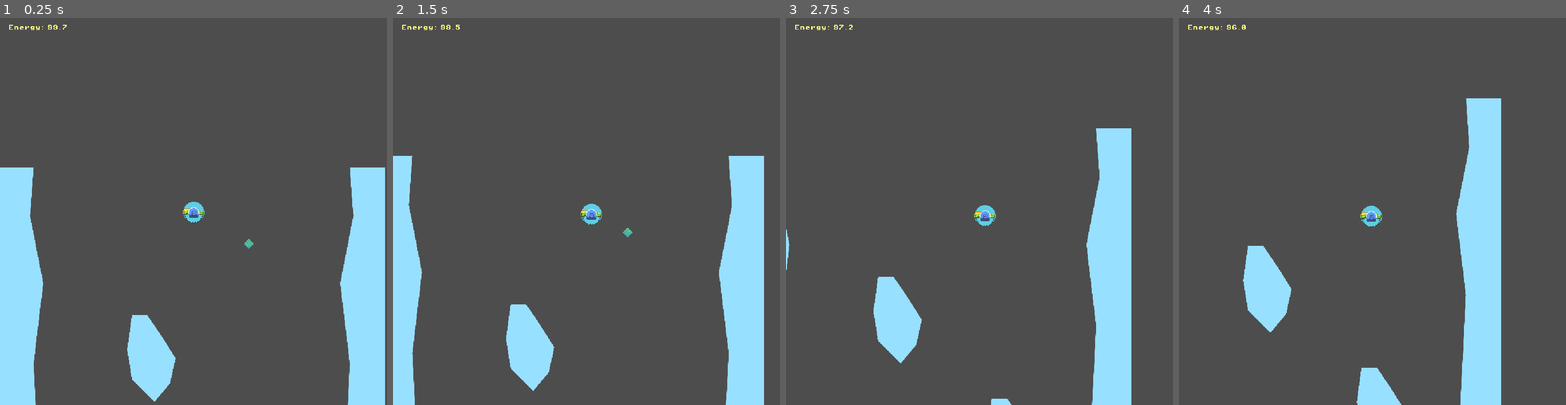
Above: before the commit, frames 1-4 (left to right).
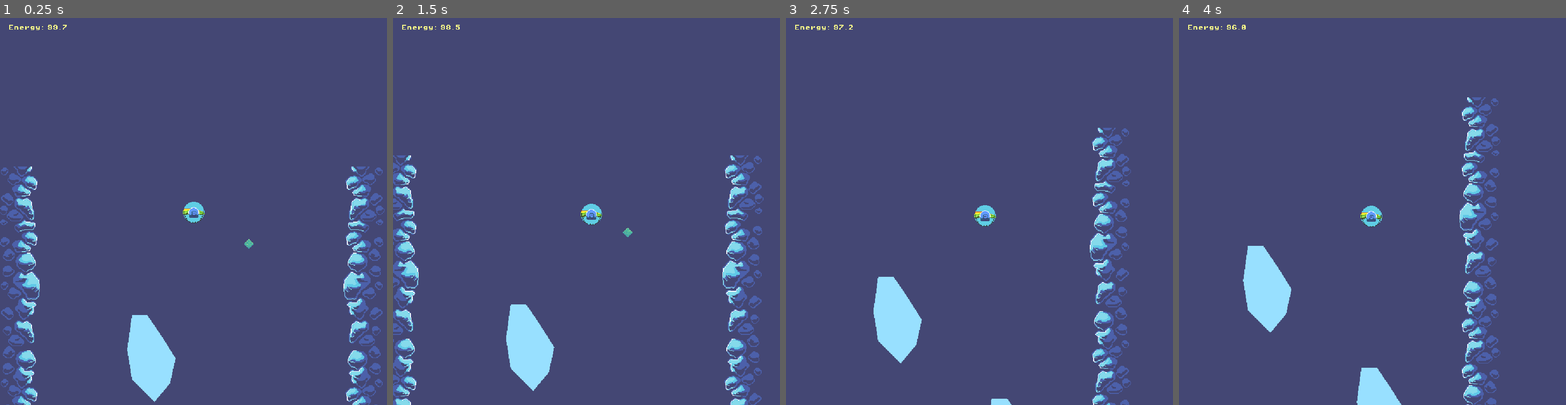
Above: after the commit, the same moments.

Repository: hawkstein/ld57-europan-expedition
Game: Godot game, scene res://scenes/game.tscn
Same seed, same stepped clock (60 frames per second), same inputs: the game is played once before the commit and once after it.
Inputs:
- Up to frame 1 (0.25 s): no input
- Up to frame 2 (1.5 s): hold Right (thrust_right) 0.53-1.28 s; tap Space (deploy_waystation) at 0.6, 1.35 s; hold Down (thrust_down) from 1.28 s (still down)
- Up to frame 3 (2.75 s): release Down (thrust_down) at 2.03 s; hold Right (thrust_right) from 2.03 s (still down); tap Space (deploy_waystation) at 2.1 s
- Up to frame 4 (4 s): release Right (thrust_right) at 2.78 s; hold Down (thrust_down) 2.78-3.53 s; tap Space (deploy_waystation) at 2.85, 3.6 s; hold Left (thrust_left) from 3.53 s (still down)

The runs differ from the first frame. In frame 1, 97% of the frame differs, in the area x 0-100%, y 0-100%; in frame 2, 97%; in frame 3, 97%; in frame 4, 96%.

Commit message:
add wall a sprite

Diff:
--- a/project.godot
+++ b/project.godot
@@ -78,3 +78,4 @@
 textures/canvas_textures/default_texture_filter=0
 renderer/rendering_method="gl_compatibility"
 renderer/rendering_method.mobile="gl_compatibility"
+environment/defaults/default_clear_color=Color(0.266667, 0.278431, 0.454902, 1)
--- a/scenes/game.tscn
+++ b/scenes/game.tscn
@@ -25,20 +25,20 @@
 scale = Vector2(1, -1)
 
 [node name="Wall3" parent="Walls" instance=ExtResource("2_yqjtg")]
-position = Vector2(577, 569)
+position = Vector2(576, 576)
 rotation = 3.14159
 scale = Vector2(1, -1)
 
 [node name="Wall4" parent="Walls" instance=ExtResource("2_yqjtg")]
-position = Vector2(1, 569)
+position = Vector2(0, 576)
 
 [node name="Wall5" parent="Walls" instance=ExtResource("2_yqjtg")]
-position = Vector2(577, 1131)
+position = Vector2(576, 1152)
 rotation = 3.14159
 scale = Vector2(1, -1)
 
 [node name="Wall6" parent="Walls" instance=ExtResource("2_yqjtg")]
-position = Vector2(1, 1131)
+position = Vector2(0, 1152)
 
 [node name="SmallBlock" type="StaticBody2D" parent="."]
 position = Vector2(228, 286)
--- a/scenes/wall.tscn
+++ b/scenes/wall.tscn
@@ -1,13 +1,12 @@
 [gd_scene load_steps=2 format=3 uid="uid://d3mquy7bvifif"]
 
-[ext_resource type="Texture2D" uid="uid://b05fe1mkkowj0" path="res://assets/SideA.png" id="1_wykyb"]
+[ext_resource type="Texture2D" uid="uid://clmw2xi3so2fw" path="res://assets/Wall-A.png" id="1_wykyb"]
 
 [node name="Wall" type="StaticBody2D"]
 
 [node name="CollisionPolygon2D" type="CollisionPolygon2D" parent="."]
-polygon = PackedVector2Array(0, 1, 52, 0, 47, 77, 67, 175, 52, 295, 61, 458, 37, 573, 0, 572)
+polygon = PackedVector2Array(-1, 1, 51, 0, 49, 10, 59, 24, 56, 35, 49, 38, 48, 48, 54, 77, 54, 95, 59, 104, 57, 116, 47, 127, 57, 142, 51, 156, 61, 169, 61, 194, 55, 204, 53, 219, 44, 227, 50, 235, 53, 260, 42, 268, 48, 271, 56, 286, 52, 301, 55, 307, 49, 327, 59, 336, 56, 349, 46, 361, 50, 367, 54, 395, 58, 404, 57, 416, 49, 427, 58, 442, 51, 457, 62, 470, 62, 494, 55, 502, 54, 519, 39, 531, 49, 534, 57, 549, 52, 561, 54, 575, -1, 576)
 
 [node name="Sprite2D" type="Sprite2D" parent="."]
-position = Vector2(33.4375, 286.254)
-scale = Vector2(0.355159, 0.355159)
+position = Vector2(32, 288)
 texture = ExtResource("1_wykyb")
Binary file added: assets/Wall-A.png
Not shown, added: assets/Wall-A.png.import
Not shown, added: export_presets.cfg
